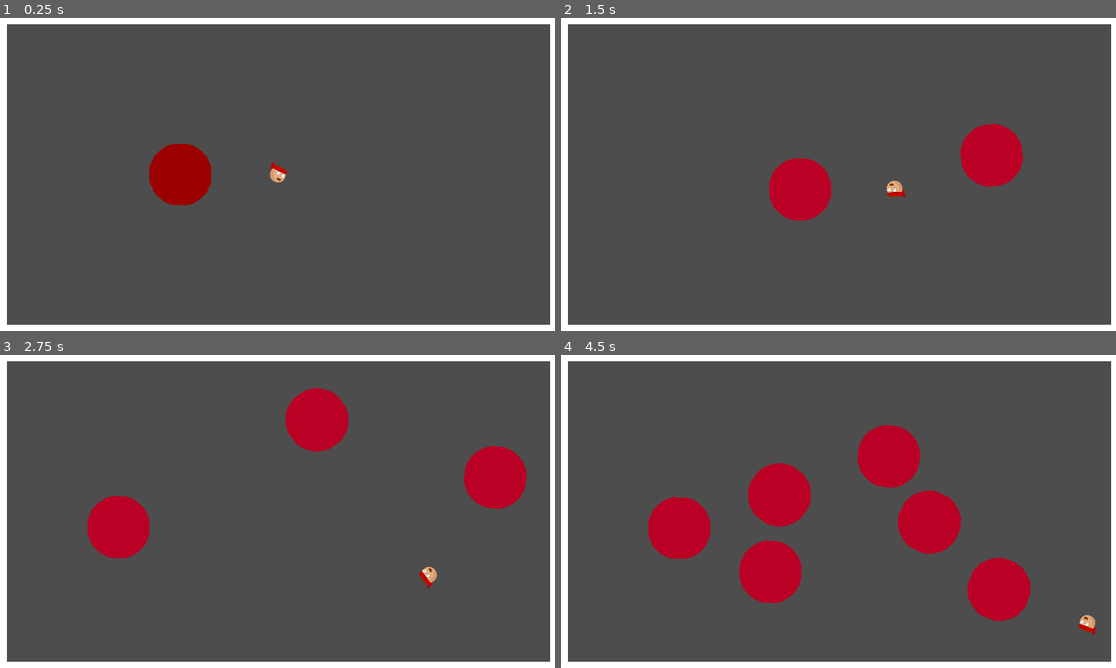
Above: before the commit, frames 1-4 (two rows, left to right).
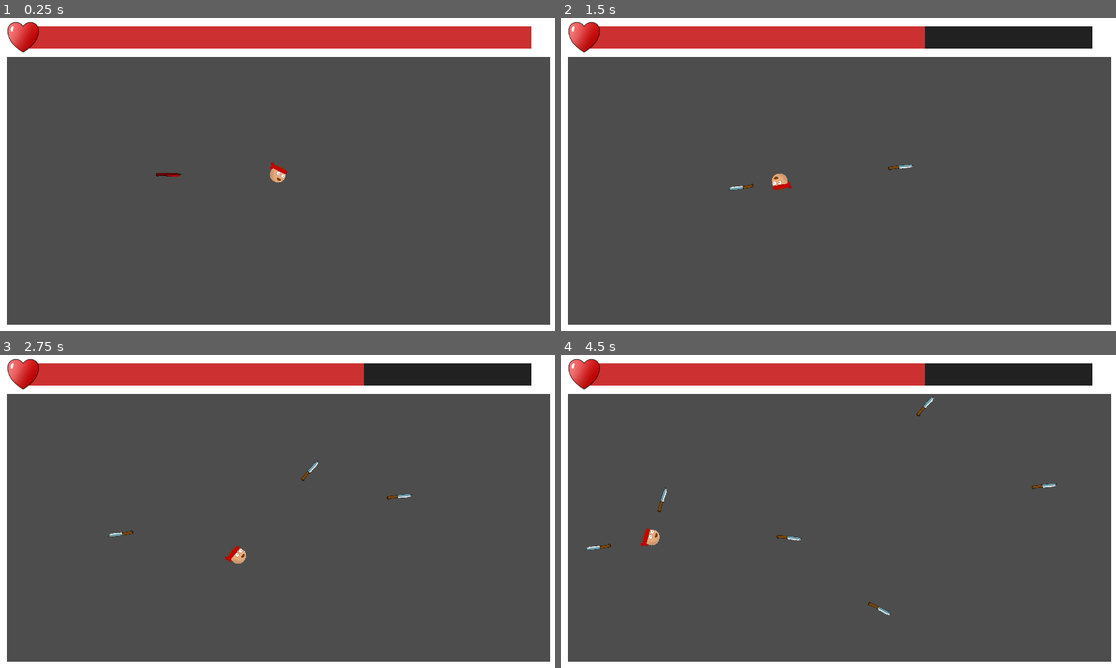
Above: after the commit, the same moments.

Repository: RoshanDavis/Dagger-Dodge-Godot-Project
Game: Godot game, scene res://scenes/game.tscn
Two runs of this game, one before a commit and one after it. Both use one fixed random seed, a clock stepped at 60 frames per second and the inputs below.
Inputs (mouse positions are in pixels of both pictures, inside the frame that each line leads up to):
- Up to frame 1 (0.25 s): no input
- Up to frame 2 (1.5 s): move the mouse to (960, 158) at 0.52 s; click (960, 158) at 0.6 s; move the mouse to (727, 190) at 1.27 s; click (727, 190) at 1.35 s
- Up to frame 3 (2.75 s): move the mouse to (333, 442) at 2.02 s; click (333, 442) at 2.1 s
- Up to frame 4 (4.5 s): move the mouse to (810, 574) at 2.77 s; click (810, 574) at 2.85 s; move the mouse to (1005, 558) at 3.52 s; click (1005, 558) at 3.6 s; move the mouse to (672, 464) at 4.27 s; click (672, 464) at 4.35 s

The runs differ from the first frame. In frame 1, 12% of the frame differs, in the area x 1-100%, y 1-60%; in frame 2, 14%; in frame 3, 16%; in frame 4, 21%, in the area x 1-100%, y 1-90%.

Commit message:
Added player health bar

Diff:
--- a/scenes/dagger.tscn
+++ b/scenes/dagger.tscn
@@ -1,31 +1,32 @@
 [gd_scene load_steps=6 format=3 uid="uid://c3fassb2p38gs"]
 
 [ext_resource type="Script" path="res://scripts/dagger.gd" id="1_mtrjy"]
-[ext_resource type="Texture2D" uid="uid://qmx1pi0utiv8" path="res://assets/prototype-circle.png" id="2_i7nbb"]
+[ext_resource type="Texture2D" uid="uid://gyk8ph73wfat" path="res://assets/daggers/dagger.png" id="2_at8go"]
 [ext_resource type="PackedScene" uid="uid://dinw35tn3p0mw" path="res://scenes/health_component.tscn" id="3_xx0ec"]
 
-[sub_resource type="CircleShape2D" id="CircleShape2D_j4ogj"]
-radius = 58.8558
+[sub_resource type="RectangleShape2D" id="RectangleShape2D_3hgd2"]
+size = Vector2(99, 6)
 
-[sub_resource type="CircleShape2D" id="CircleShape2D_kf1x6"]
-radius = 65.0077
+[sub_resource type="RectangleShape2D" id="RectangleShape2D_lfkje"]
+size = Vector2(106, 15)
 
 [node name="Dagger" type="CharacterBody2D" groups=["dagger"]]
+scale = Vector2(0.5, 0.5)
 script = ExtResource("1_mtrjy")
 
 [node name="Dagger" type="Sprite2D" parent="."]
-modulate = Color(0.728474, 0, 0.141142, 1)
-texture = ExtResource("2_i7nbb")
+texture = ExtResource("2_at8go")
 
 [node name="CollisionShape2D" type="CollisionShape2D" parent="."]
-position = Vector2(-2.38419e-07, 0)
-shape = SubResource("CircleShape2D_j4ogj")
+position = Vector2(-0.5, 0)
+shape = SubResource("RectangleShape2D_3hgd2")
 
 [node name="HealthComponent" parent="." instance=ExtResource("3_xx0ec")]
 
 [node name="Hitbox" type="Area2D" parent="." groups=["dagger"]]
 
 [node name="CollisionShape2D" type="CollisionShape2D" parent="Hitbox"]
-shape = SubResource("CircleShape2D_kf1x6")
+position = Vector2(2, 1.5)
+shape = SubResource("RectangleShape2D_lfkje")
 
 [connection signal="area_entered" from="Hitbox" to="." method="_on_area_2d_area_entered"]
--- /dev/null
+++ b/scenes/game.gd
@@ -0,0 +1,13 @@
+extends Node
+
+func set_max_health(health):
+	if has_node("HealthBar"):
+		$HealthBar.set_max_health(health)
+	else:
+		printerr("Health Bar Component Missing")
+
+func set_current_health(health):
+	if has_node("HealthBar"):
+		$HealthBar.set_current_health(health)
+	else:
+		printerr("Health Bar Component Missing")
--- a/scenes/game.tscn
+++ b/scenes/game.tscn
@@ -1,10 +1,13 @@
-[gd_scene load_steps=4 format=3 uid="uid://cg6nshbkea3ju"]
+[gd_scene load_steps=6 format=3 uid="uid://cg6nshbkea3ju"]
 
 [ext_resource type="PackedScene" uid="uid://bq53kn6frissv" path="res://scenes/wall.tscn" id="1_1iadt"]
 [ext_resource type="PackedScene" uid="uid://c3fassb2p38gs" path="res://scenes/dagger.tscn" id="1_201gs"]
+[ext_resource type="Script" path="res://scenes/game.gd" id="1_so7ud"]
 [ext_resource type="PackedScene" uid="uid://ctyuky1aelg4h" path="res://scenes/player.tscn" id="3_7iytr"]
+[ext_resource type="PackedScene" uid="uid://dmvpjjyhh4aps" path="res://scenes/health_bar.tscn" id="4_iuutx"]
 
 [node name="Game" type="Node"]
+script = ExtResource("1_so7ud")
 
 [node name="Dagger" parent="." instance=ExtResource("1_201gs")]
 modulate = Color(0.840323, 0.0197806, 0, 1)
@@ -20,8 +23,9 @@
 rotation = 3.14159
 
 [node name="Wall3" parent="Boundary" instance=ExtResource("1_1iadt")]
-position = Vector2(-1, -326)
+position = Vector2(-1, -284)
 rotation = 1.5708
+scale = Vector2(2.715, 9)
 
 [node name="Wall4" parent="Boundary" instance=ExtResource("1_1iadt")]
 position = Vector2(-1, 326)
@@ -30,3 +34,9 @@
 [node name="Camera2D" type="Camera2D" parent="."]
 
 [node name="Player" parent="." instance=ExtResource("3_7iytr")]
+
+[node name="HealthBar" parent="." instance=ExtResource("4_iuutx")]
+offset_left = -515.0
+offset_top = -307.0
+offset_right = -627.0
+offset_bottom = -909.0
--- /dev/null
+++ b/scenes/health_bar.gd
@@ -0,0 +1,8 @@
+extends ProgressBar
+
+
+func set_max_health(health):
+	max_value = health
+
+func set_current_health(health):
+	value = health
--- /dev/null
+++ b/scenes/health_bar.tscn
@@ -0,0 +1,31 @@
+[gd_scene load_steps=5 format=3 uid="uid://dmvpjjyhh4aps"]
+
+[ext_resource type="Texture2D" uid="uid://cmpyo6hjhthd4" path="res://assets/environment/heart.png" id="1_8cvq5"]
+[ext_resource type="Script" path="res://scenes/health_bar.gd" id="1_aqge4"]
+
+[sub_resource type="StyleBoxFlat" id="StyleBoxFlat_kiv8s"]
+bg_color = Color(0.129558, 0.129558, 0.129558, 1)
+
+[sub_resource type="StyleBoxFlat" id="StyleBoxFlat_q37fa"]
+bg_color = Color(0.8, 0.188235, 0.188235, 1)
+
+[node name="HealthBar" type="ProgressBar"]
+anchors_preset = 15
+anchor_right = 1.0
+anchor_bottom = 1.0
+offset_left = 47.0
+offset_top = 17.0
+offset_right = -65.0
+offset_bottom = -585.0
+grow_horizontal = 2
+grow_vertical = 2
+theme_override_styles/background = SubResource("StyleBoxFlat_kiv8s")
+theme_override_styles/fill = SubResource("StyleBoxFlat_q37fa")
+max_value = 10.0
+value = 5.0
+show_percentage = false
+script = ExtResource("1_aqge4")
+
+[node name="Heart" type="Sprite2D" parent="."]
+position = Vector2(-13, 22)
+texture = ExtResource("1_8cvq5")
--- a/scenes/player.tscn
+++ b/scenes/player.tscn
@@ -22,7 +22,7 @@
 shape = SubResource("CircleShape2D_slx66")
 
 [node name="FirePoint" type="Marker2D" parent="."]
-position = Vector2(146, 0)
+position = Vector2(42, 0)
 
 [node name="HealthComponent" parent="." instance=ExtResource("3_iga5a")]
 
--- a/scripts/player.gd
+++ b/scripts/player.gd
@@ -7,6 +7,8 @@
 	velocity = Vector2(0,0)
 	dagger = preload("res://scenes/dagger.tscn")
 	$HealthComponent.set_initial_health(3)
+	get_parent().set_max_health(3)
+	get_parent().set_current_health(3)
 
 func _physics_process(delta):
 	movement(delta)
@@ -24,9 +26,9 @@
 	if collision:
 		velocity = velocity.bounce(collision.get_normal())
 
-func take_damage(health):
-	$HealthComponent.take_damage(health)
-	print_debug($"HealthComponent".currentHealth)
+func take_damage(damage):
+	$HealthComponent.take_damage(damage)
+	get_parent().set_current_health($HealthComponent.currentHealth)
 
 func _on_hitbox_area_entered(area):
 	if area.is_in_group("dagger"):
Binary file added: assets/daggers/dagger.png
Not shown, added: assets/daggers/dagger.png.import
Binary file added: assets/environment/heart.png
Not shown, added: assets/environment/heart.png.import
